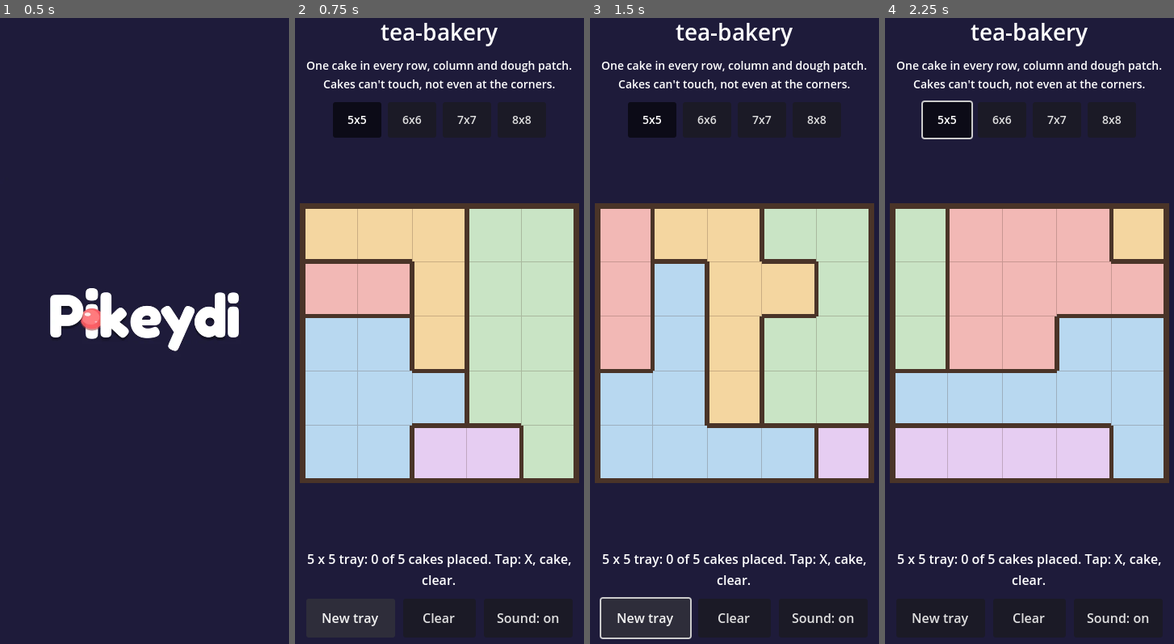
Above: before the commit, frames 1-4 (left to right).
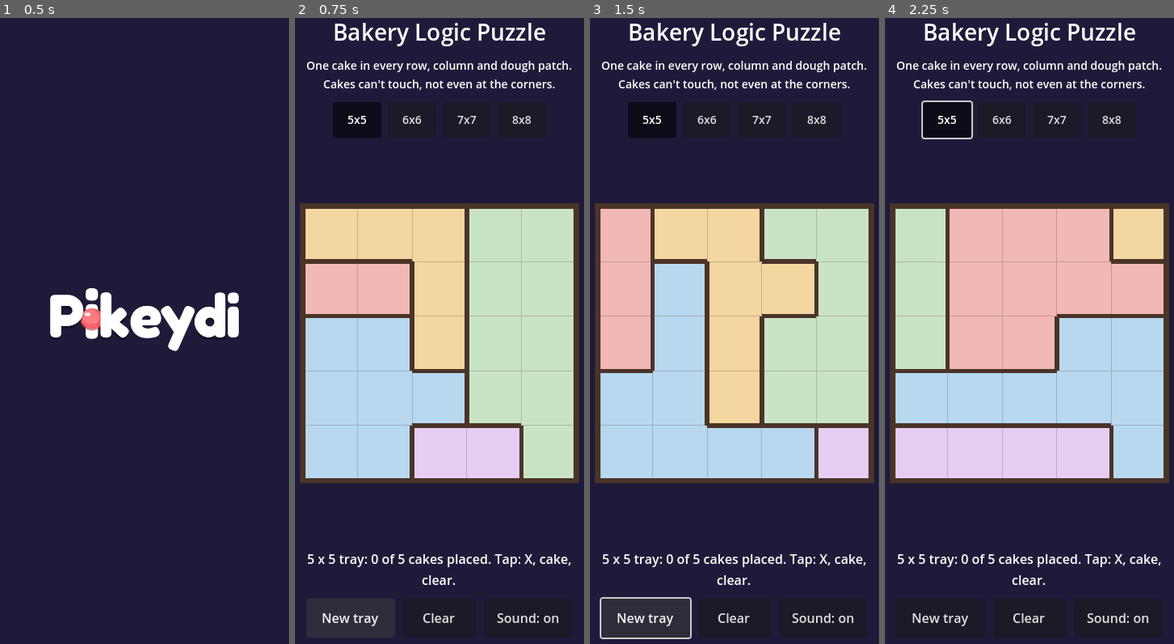
Above: after the commit, the same moments.

Repository: shaharFranses/tea-bakery
Game: Godot game, scene res://scenes/main.tscn
Same seed, same stepped clock (60 frames per second), same inputs: the game is played once before the commit and once after it.
Inputs:
- Up to frame 1 (0.5 s): no input
- Up to frame 2 (0.75 s): click "New tray" at 0.5 s
- Up to frame 3 (1.5 s): click "New tray" at 1.25 s
- Up to frame 4 (2.25 s): click "5x5" at 2 s

Frame 1 is identical in both runs. In frame 2, 1.1% of the frame differs, in the area x 13-87%, y 0-5%; in frame 3, 1.1%; in frame 4, 1.1%.

Commit message:
QA rulings: config/name 'Bakery Logic Puzzle' (slug never user-visible); step 7 = SPEC §3.5 banned_user_text (synced data/banned_user_text.json) + QA NAME-01 over title/pck(decompressed scripts)/html/js; release audit decodes .gdc + QA-A13 patterns + debug control; no hook path literals in release (debug/boot.gd); SM ad ruling: no 5-min floor (config 0), cooldown_180s, reasons; release console clean

Diff:
--- a/autoload/ads.gd
+++ b/autoload/ads.gd
@@ -1,7 +1,7 @@
 ## Ported from sudoku-dash dev a795a1a autoload/ads.gd (SD_CG→PKD_CG, grid→play contexts). Boot hold + single SDK gate (Ads.sdk) + sdk_log.
 ## Ads adapter over CrazyGames SDK v3 (glue in web/head_include.html). Autoload "Ads".
 ## Release: "sdk" on CrazyGames hosts, otherwise "none" (rewarded reports unavailable, never grants).
-## Debug builds additionally load res://debug/ads_mock.gd (excluded from the release export).
+## Debug builds: debug/boot.gd installs the ads mock into `mock` (debug/ is excluded from the release export).
 extends Node
 
 signal changed
@@ -10,7 +10,6 @@
 signal ad_finished
 
 const TIMEOUT_S = 8.0
-const MOCK_PATH = "res://debug/ads_mock.gd"
 var timeout_s: float = TIMEOUT_S   # tests may shorten
 
 var mode: String = "none"       # none | sdk | (debug only) mock modes
@@ -27,8 +26,7 @@
 func _ready() -> void:
 	if OS.has_feature("web") and _js_bool("window.PKD_CG && window.PKD_CG.portal()"):
 		mode = "sdk"
-	elif OS.is_debug_build() and ResourceLoader.exists(MOCK_PATH):
-		mock = load(MOCK_PATH).new()
+	elif mock:
 		mode = mock.DEFAULT_MODE
 
 func play_open() -> bool:
--- a/autoload/dbg.gd
+++ b/autoload/dbg.gd
@@ -1,18 +1,17 @@
 ## Debug-hook host (lifted from sudoko_dash autoload/dbg.gd). In release this is an inert stub:
-## the QA hooks live in res://debug/qa_hooks.gd, which is excluded from the release export.
+## the debug-only hooks live in res://debug/ (excluded from the release export); debug/boot.gd wires them up.
+## Nothing in this file names a hook script, so no hook identifier ships in release (QA-A13).
 extends Node
 
-const HOOKS_PATH = "res://debug/qa_hooks.gd"
+const DEBUG_BOOT = "res://debug/boot.gd"
 var enabled: bool = false
 var clock_offset_ms: int = 0
 var main = null          # the current main scene registers itself here
 var hooks = null
 
 func _ready() -> void:
-	if OS.is_debug_build() and ResourceLoader.exists(HOOKS_PATH):
-		hooks = load(HOOKS_PATH).new()
-		enabled = true
-		add_child(hooks)
+	if OS.is_debug_build() and ResourceLoader.exists(DEBUG_BOOT):
+		load(DEBUG_BOOT).start(self)    # sets hooks (+ Ads mock), enabled = true
 
 func now_ms() -> int:
 	return int(Time.get_unix_time_from_system() * 1000.0) + clock_offset_ms
@@ -28,7 +27,7 @@
 
 ## Hitlog line: Dbg.hit("..."). (on-screen overlay in debug ?qa=1 builds, console always).
 func hit(msg: String) -> void:
-	print("[PKD] ", msg)
+	if OS.is_debug_build(): print("[PKD] ", msg)    # release console stays clean (BR-1); hitlog is a debug tool
 	if hooks: hooks.hitlog(msg)
 
 func publish() -> void:
--- /dev/null
+++ b/data/banned_user_text.json
@@ -0,0 +1,10 @@
+{
+ "source": "/workspace/pipeline-ops/games/tea-and-tarts/SPEC.md \u00a73.5 tunables.banned_user_text (synced; qa/user_text_scan.py fails if the spec changes)",
+ "banned_user_text": [
+  "\\btea[\\s_-]*(&amp;|&|\\+|and|'?n'?)[\\s_-]*tarts?\\b",
+  "tea-bakery",
+  "linkedin",
+  "meowdoku",
+  "\\bpop[\\s_-]*tarts?\\b"
+ ]
+}
--- /dev/null
+++ b/debug/boot.gd
@@ -0,0 +1,18 @@
+## Debug-build bootstrap (excluded from Web Release with the rest of debug/). Called by autoload/dbg.gd _ready.
+## Installs the QA hooks node (debug/qa_hooks.gd) and the ads mock (debug/ads_mock.gd), so no autoload in the release
+## pck names either file (QA-A13 audit patterns).
+extends RefCounted
+
+static func start(dbg: Node) -> void:
+	# Ads is added after Dbg (autoload order), so install the mock deferred (FIFO: before qa_hooks' deferred URL apply)
+	_install_mock.call_deferred(dbg)
+	dbg.hooks = load("res://debug/qa_hooks.gd").new()
+	dbg.enabled = true
+	dbg.add_child(dbg.hooks)
+
+static func _install_mock(dbg: Node) -> void:
+	var ads = dbg.get_node_or_null("/root/Ads")
+	if ads == null: return
+	ads.mock = load("res://debug/ads_mock.gd").new()
+	if ads.mode == "none": ads.mode = ads.mock.DEFAULT_MODE
+	ads.changed.emit()
--- a/debug/qa_hooks.gd
+++ b/debug/qa_hooks.gd
@@ -7,6 +7,7 @@
 ##   Keys: F7 = dump to console.
 ## Patterns from ff-r5 scripts/game_manager.gd (?qa=1 tunables + hitlog) and sudoko_dash debug/qa_hooks.gd (dump()).
 extends Node
+const TT_GAME := "res://debug/tt_qa_game.gd"
 
 var params: Dictionary = {}
 var qa_on := false
@@ -84,7 +85,7 @@
 		"ads_mode": Ads.mode,
 		"hitlog": _lines,
 	}
-	if Dbg.main and Dbg.main.has_method("qa_state"): d["game"] = Dbg.main.qa_state()
+	if Dbg.main and ResourceLoader.exists(TT_GAME): d["game"] = load(TT_GAME).state(Dbg.main)
 	return d
 
 func publish() -> void:
@@ -96,7 +97,7 @@
 	var qa = JavaScriptBridge.get_interface("window").PKD_QA
 	var defs := {
 		"refresh": func(_a): publish(),
-		"show": func(a): if Dbg.main and Dbg.main.has_method("qa_show"): Dbg.main.qa_show(str(a[0])),
+		"show": func(a): if Dbg.main and ResourceLoader.exists(TT_GAME): load(TT_GAME).show(Dbg.main, str(a[0])),
 		"hit": func(a): hitlog(str(a[0])),
 		"cgmute": func(a): JavaScriptBridge.eval("window.PKD_AUDIO && window.PKD_AUDIO.setPortalMute(%s)" % ("true" if str(a[0]) == "1" else "false")),
 	}
--- a/game/ad_policy.gd
+++ b/game/ad_policy.gd
@@ -2,7 +2,8 @@
 ## Adapted from sudoku-dash dev a795a1a game/ad_policy.gd (3 rounds / 5 min results offer), which SPEC §12 replaces:
 ##  - no ads of any kind before chapter 1 ends (no rewarded either);
 ##  - interstitial ("midgame") only at the chapter-end slot, from the end of chapter 1 on, if session play >= 5 min,
-##    session_s >= 300 (U2: since the first gameplayStart), >= 180 s since the previous midgame REQUEST (game-enforced),
+##    >= 180 s since the previous midgame REQUEST (game-enforced cooldown, SM 10-25: max 1 per 3 min; NO 5-minute rule,
+##    no round-count or timer-triggered midgame: decide() only runs at the chapter-end slot),
 ##    and no rewarded ad since that chapter's last board started; every decision has a reason (decide());
 ##  - never after a single board, never after the daily, never in the tutorial;
 ##  - rewarded only for hints: chapter 1 hints free + unlimited; later 1 free per board, then rewarded (if available).
@@ -43,17 +44,18 @@
 ## session_ms = U2 session clock (game/clock.gd session_ms()). The game enforces both the 300 s floor and the 180 s gap
 ## itself (SPEC v0.3 §13.0 U2); the CG SDK cap is only a backstop. Order of checks = order of reasons below.
 ## {kind:"midgame", origin, mode, chapter, session_s, since_prev_midgame_s (-1 = none yet), decision: requested|denied, reason}
-func decide(chapter: int, session_ms: int, ads_available: bool, origin: String = "chapter_end", mode: String = "chapter") -> Dictionary:
+func decide(chapter: int, session_ms: int, ads_available: bool, origin: String = "chapter_end", mode: String = "chapter", ads_mode: String = "") -> Dictionary:
 	var since := -1.0 if last_midgame_ms < 0 else (session_ms - last_midgame_ms) / 1000.0
 	var reason := ""
 	if origin != "chapter_end": reason = "not_chapter_end"                       # never after a board / in the tutorial
 	elif mode == "daily": reason = "daily"                                        # never before/after/during the daily
 	elif mode == "replay": reason = "replay"
-	elif chapter < Cfg.ADS_FIRST_INTERSTITIAL_AFTER_CHAPTER: reason = "before_chapter1_end"
+	elif chapter < Cfg.ADS_FIRST_INTERSTITIAL_AFTER_CHAPTER or chapters_completed < Cfg.ADS_FIRST_INTERSTITIAL_AFTER_CHAPTER: reason = "chapter1_not_done"
 	elif chapters_completed < chapter: reason = "chapter_not_completed"
-	elif session_ms < Cfg.ADS_MIN_SESSION_MS_BEFORE_INTERSTITIAL: reason = "session_lt_%ds" % (Cfg.ADS_MIN_SESSION_MS_BEFORE_INTERSTITIAL / 1000)
-	elif last_midgame_ms >= 0 and session_ms - last_midgame_ms < Cfg.ADS_CG_MIDGAME_CAP_MS: reason = "gap_lt_%ds" % (Cfg.ADS_CG_MIDGAME_CAP_MS / 1000)
+	elif Cfg.ADS_MIN_SESSION_MS_BEFORE_INTERSTITIAL > 0 and session_ms < Cfg.ADS_MIN_SESSION_MS_BEFORE_INTERSTITIAL: reason = "session_lt_%ds" % (Cfg.ADS_MIN_SESSION_MS_BEFORE_INTERSTITIAL / 1000)   # disabled (SM)
+	elif last_midgame_ms >= 0 and session_ms - last_midgame_ms < Cfg.ADS_CG_MIDGAME_CAP_MS: reason = "cooldown_%ds" % (Cfg.ADS_CG_MIDGAME_CAP_MS / 1000)
 	elif rewarded_since_board_start: reason = "rewarded_since_chapter_last_board"   # never pair rewarded + midgame
+	elif ads_mode == "qa_off": reason = "qa_mode"                                 # ?qa=1 without an ads mock: never a real ad
 	elif not ads_available: reason = "ads_unavailable"
 	var e := {"kind": "midgame", "origin": origin, "mode": mode, "chapter": chapter, "session_s": session_ms / 1000.0,
 		"since_prev_midgame_s": since, "decision": "denied" if reason != "" else "requested", "reason": reason if reason != "" else "ok"}
--- a/game/tt_config.gd
+++ b/game/tt_config.gd
@@ -2,8 +2,9 @@
 ## §3.5 tunables + §2 rules text + §9 sizes + §12 ads). Change values here, not in game code. Nothing is locked yet.
 extends RefCounted
 
-const WORKING_NAME := "tea-bakery"            # title TBD (SM 10-25); never ship the dropped title
-const TITLE_PLACEHOLDER := "tea-bakery"       # stub = working name, no game title (DAY0 / QA R-04) until Growth picks one
+# Slug "tea-bakery" = filenames, export output, zip, repo ONLY; it is banned in user-visible text (SPEC §3.5
+# banned_user_text, QA ruling 10-25), so it is not a string anywhere in game code.
+const TITLE_PLACEHOLDER := "Bakery Logic Puzzle"   # = project.godot config/name (HTML <title>) until Growth picks a title
 
 # Board sizes (§9 D-04): mobile max 8x8 (44 px cells at 390 px), 9x9 desktop only
 const MIN_N := 5
@@ -27,8 +28,11 @@
 const HINTS_FREE_PER_BOARD := 1
 const HINTS_CHAPTER1_UNLIMITED_FREE := true
 const ADS_FIRST_INTERSTITIAL_AFTER_CHAPTER := 1
-const ADS_MIN_SESSION_MS_BEFORE_INTERSTITIAL := 300000
-const ADS_CG_MIDGAME_CAP_MS := 180000
+# SM ruling 2026-10-25 09:13: NO 5-minute rule (no session floor, no round-count or timer-triggered midgame).
+# SPEC v0.3 §3.5/§13.0 U2 still says min_session_s_before_interstitial = 300 -> conflict reported to SM/GD/QA.
+# Kept as ONE config value, disabled (0): set to 300000 to restore the spec's floor without code changes.
+const ADS_MIN_SESSION_MS_BEFORE_INTERSTITIAL := 0
+const ADS_CG_MIDGAME_CAP_MS := 180000           # game-enforced cooldown between midgame requests (SM: max 1 per 3 min)
 const ADS_INTERSTITIAL_AFTER_DAILY := false
 const ADS_REWARDED_USES := ["hint"]
 
--- a/project.godot
+++ b/project.godot
@@ -2,7 +2,7 @@
 config_version=5
 
 [application]
-config/name="tea-bakery"
+config/name="Bakery Logic Puzzle"
 config/version="0.0.1"
 run/main_scene="res://scenes/main.tscn"
 config/features=PackedStringArray("4.3", "GL Compatibility")
--- a/scenes/main.gd
+++ b/scenes/main.gd
@@ -3,7 +3,7 @@
 ## Mobile boards capped at 8x8 (44 px cells); 9x9 only on desktop where cells stay >= 44 px (SPEC §9 D-04).
 ## CrazyGames gameplayStart fires once when board 1 becomes playable (after the intro), via PKD_CG (no-op without the SDK).
 ## PKD intro in overlay mode (pikeydi-logo/godot/INTEGRATION.md §2A); ?intro=0 skips it.
-## QA (debug builds, ?qa=1): &seed=<int|text> (skips the tutorial) &size=5..9 &state=solved|almost|conflict ; PKD_QA.show("solve"|"clear"|"new"|"tap:r,c").
+## Debug builds: URL seed/size/state presets; dump/show commands live in debug/ (see debug/tt_qa_game.gd).
 ## Nothing here pauses the tree (FF boot-hang lesson).
 extends Control
 
@@ -69,7 +69,7 @@
 	else:
 		load_tutorial()
 	var st := Dbg.toggle("state", "")
-	if st != "": _qa_state_preset(st)
+	if st != "": _preset_state(st)
 	Ads.hold(true)            # no SDK call / ad until the intro has finished (SD dev a795a1a boot hold)
 	if Dbg.toggle("intro", "1") == "0":
 		_on_intro_finished.call_deferred()
@@ -313,7 +313,7 @@
 	else:
 		status.text = "%d x %d tray: %d of %d cakes placed. Tap: X, cake, clear." % [n, n, cs.size(), n]
 
-func _qa_state_preset(st: String) -> void:
+func _preset_state(st: String) -> void:
 	var sol: PackedInt32Array = puzzle.solution
 	match st:
 		"solved":
@@ -376,25 +376,20 @@
 
 ## Chapter-end midgame slot: every decision (denials included) goes to the ads log (BR-3); requests the ad if allowed.
 func chapter_end_slot(chapter: int) -> Dictionary:
-	var e: Dictionary = ad_policy.decide(chapter, Clock.session_ms(), Ads.available(), "chapter_end", mode if mode != "free" else "chapter")
+	var am := "qa_off" if Dbg.hooks and Ads.mode == "none" else Ads.mode
+	var e: Dictionary = ad_policy.decide(chapter, Clock.session_ms(), Ads.available(), "chapter_end", mode if mode != "free" else "chapter", am)
 	Ads.log_decision(e)
 	if e.decision == "requested": Ads.midgame("chapter_end")
 	return e
 
-## QA hooks live in debug/tt_qa_game.gd (debug export only). In release these return nothing.
-const QA_GAME := "res://debug/tt_qa_game.gd"
-func qa_state() -> Dictionary:
-	return load(QA_GAME).state(self) if Dbg.hooks and ResourceLoader.exists(QA_GAME) else {}
-
-func qa_show(cmd: String) -> void:
-	if Dbg.hooks and ResourceLoader.exists(QA_GAME): load(QA_GAME).show(self, cmd)
-
+## Debug hooks (dump/show) live in debug/tt_qa_game.gd and are called by debug/qa_hooks.gd with this node; nothing
+## here names them, so no hook identifier ships in the release pck (QA-A13).
 func board_id() -> String:
 	if mode == "daily": return "daily-" + (daily.open_date if daily.open_date != "" else "done")
 	return "c1-b1" if puzzle.get("tutorial", false) else "gen-%d-%d" % [n, seed_value]
 
 func preset(st: String) -> void:
-	_qa_state_preset(st)
+	_preset_state(st)
 
 func fresh_seed() -> int:
 	return _fresh_seed()
--- a/tests/test_ad_policy.gd
+++ b/tests/test_ad_policy.gd
@@ -11,10 +11,9 @@
 	assert_eq(p.hint_offer(2, "daily", true), "none", "no rewarded before chapter 1 ends (daily, free used)")
 	assert_eq(p.board_end_offer(), "none")
 
-func test_midgame_only_at_chapter_end_after_ch1_and_5min():
+func test_midgame_only_at_chapter_end_after_ch1_no_5min_rule():
 	var p = AdPolicy.new(0, 0)
 	p.on_chapter_completed(1)
-	assert_eq(p.chapter_end_offer(1, 4 * MIN, true), "none", "session < 5 min")
 	assert_eq(p.chapter_end_offer(1, 6 * MIN, false), "none", "ads unavailable")
 	assert_eq(p.chapter_end_offer(1, 6 * MIN, true), "midgame")
 	p.on_midgame_shown(6 * MIN)
@@ -59,27 +58,29 @@
 	assert_eq(p.chapter_end_offer(3, clock + 180000 + 90000, true), "none")
 	assert_eq(p.chapter_end_offer(3, clock + 360000, true), "midgame")
 
-## AD-17 / BR-3 edges on the U2 session clock: 299 s denied / 300 s requested; 179 s gap denied / 180 s requested;
-## every decision carries a reason (denials included).
+## AD-17 / BR-3 edges on the U2 session clock, SM ruling 10-25 (no 5-minute rule, 180 s cooldown, game-enforced):
+## 299 s and 300 s after gameplayStart are treated the same (no session floor); 179 s since the previous request is
+## denied (cooldown_180s), 180 s is requested; every decision carries a reason (denials included).
 func test_ad17_edges_299_300_and_179_180_with_reasons():
+	assert_eq(Cfg.ADS_MIN_SESSION_MS_BEFORE_INTERSTITIAL, 0, "SM: no 5-minute rule (one config value, disabled)")
 	var p = AdPolicy.new(0, 0)
+	assert_eq(p.decide(1, 299 * 1000, true).reason, "chapter1_not_done")
 	p.on_chapter_completed(1)
 	var e = p.decide(1, 299 * 1000, true)
-	assert_eq([e.decision, e.reason], ["denied", "session_lt_300s"])
-	assert_eq(e.session_s, 299.0); assert_eq(e.since_prev_midgame_s, -1.0)
-	e = p.decide(1, 300 * 1000, true)
-	assert_eq([e.decision, e.reason], ["requested", "ok"])
+	assert_eq([e.decision, e.reason, e.session_s, e.since_prev_midgame_s], ["requested", "ok", 299.0, -1.0], "299 s: no floor")
+	var p2 = AdPolicy.new(0, 1)
+	assert_eq(p2.decide(1, 300 * 1000, true).decision, "requested", "300 s same as 299 s")
 	p.on_chapter_completed(2)
+	e = p.decide(2, 478 * 1000, true)
+	assert_eq([e.decision, e.reason, e.since_prev_midgame_s], ["denied", "cooldown_180s", 179.0])
 	e = p.decide(2, 479 * 1000, true)
-	assert_eq([e.decision, e.reason, e.since_prev_midgame_s], ["denied", "gap_lt_180s", 179.0])
-	e = p.decide(2, 480 * 1000, true)
 	assert_eq([e.decision, e.since_prev_midgame_s], ["requested", 180.0])
-	for c in [["board_end", "chapter", "not_chapter_end"], ["chapter_end", "daily", "daily"], ["chapter_end", "replay", "replay"]]:
+	for c in [["board_end", "chapter", "not_chapter_end"], ["timer", "chapter", "not_chapter_end"], ["chapter_end", "daily", "daily"], ["chapter_end", "replay", "replay"]]:
 		e = p.decide(2, 2000 * 1000, true, c[0], c[1])
 		assert_eq([e.decision, e.reason], ["denied", c[2]])
 	var q = AdPolicy.new(0, 0)
-	assert_eq(q.decide(1, 900 * 1000, true).reason, "chapter_not_completed")
-	assert_eq(q.decide(0, 900 * 1000, true).reason, "before_chapter1_end")
+	assert_eq(q.decide(0, 900 * 1000, true).reason, "chapter1_not_done")
 	q.on_chapter_completed(1)
+	assert_eq(q.decide(2, 900 * 1000, true).reason, "chapter_not_completed")
+	assert_eq(q.decide(1, 900 * 1000, true, "chapter_end", "chapter", "qa_off").reason, "qa_mode")
 	assert_eq(q.decide(1, 900 * 1000, false).reason, "ads_unavailable")
-	assert_eq(Cfg.ADS_MIN_SESSION_MS_BEFORE_INTERSTITIAL, 300000, "300 s floor is one config value (tt_config.gd)")
--- a/tests/test_save_key.gd
+++ b/tests/test_save_key.gd
@@ -9,5 +9,7 @@
 	assert_eq(fresh.KEY, "tea_bakery_save_v1", "key independent of config/name")
 	fresh.free()
 	ProjectSettings.set_setting("application/config/name", old)
-func test_project_name_is_working_name():
-	assert_eq(ProjectSettings.get_setting("application/config/name"), "tea-bakery")
+func test_project_name_is_user_visible_stub_not_slug():
+	# QA ruling 10-25: config/name -> HTML <title>; the slug "tea-bakery" is banned user text (SPEC §3.5)
+	assert_eq(ProjectSettings.get_setting("application/config/name"), "Bakery Logic Puzzle")
+	assert_eq(Store.KEY, "tea_bakery_save_v1", "save key unchanged by the rename")
Not shown, changed: export_presets.cfg
Not shown, changed: ci/run.sh
